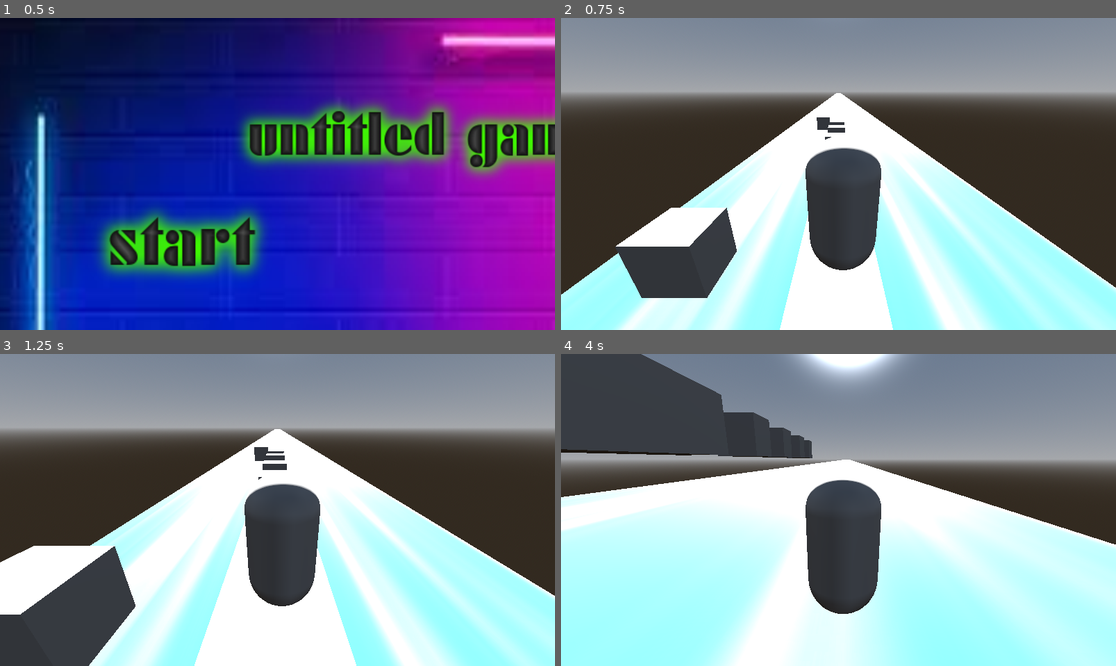
Above: before the commit, frames 1-4 (two rows, left to right).
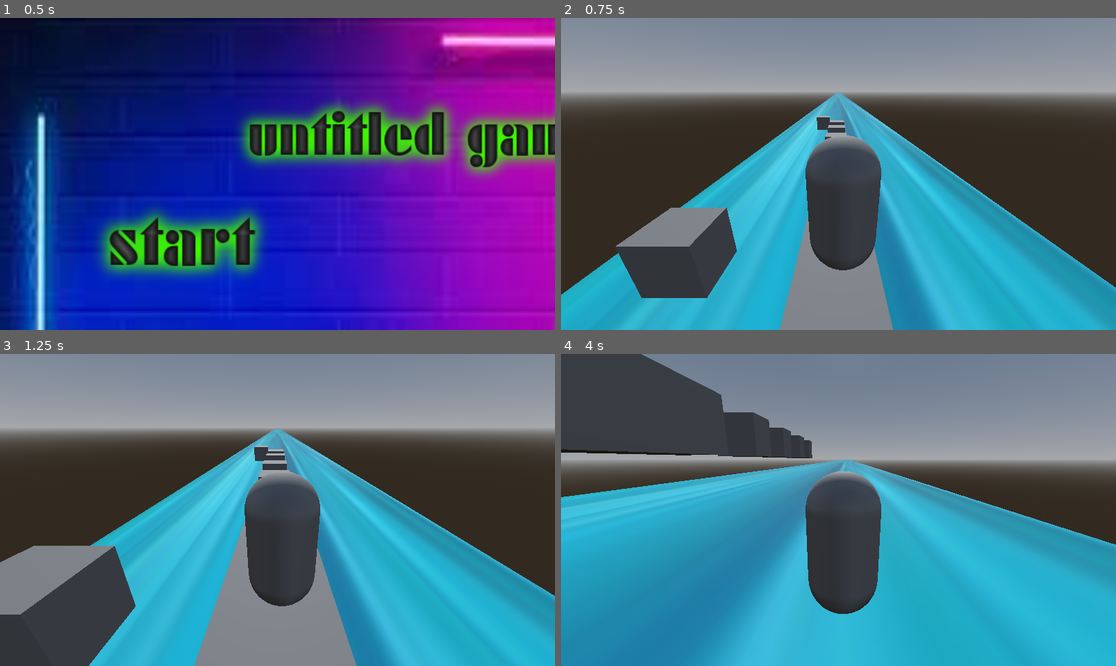
Above: after the commit, the same moments.

Repository: JoukePouke/Game-off-2023
Game: Godot game, scene res://Assets/Scenes/MainMenu.tscn
Same seed, same stepped clock (60 frames per second), same inputs: the game is played once before the commit and once after it.
Inputs (mouse positions are in pixels of both pictures, inside the frame that each line leads up to):
- Up to frame 1 (0.5 s): no input
- Up to frame 2 (0.75 s): click (744, 242) at 0.5 s
- Up to frame 3 (1.25 s): no input
- Up to frame 4 (4 s): tap Enter (ui_accept) at 1.25, 1.52, 2.27, 3.77 s; move the mouse to (866, 510) at 1.27 s; hold Right (right) 1.28-2.03 s; hold Shift 1.28-2.03 s; click (866, 510) at 1.42 s; move the mouse to (810, 510) at 2.02 s; hold A (left) 2.03-2.78 s; tap E at 2.1, 3.6 s; move the mouse to (849, 503) at 2.77 s; hold Shift 2.78-3.53 s; hold Right (right) from 2.78 s (still down); move the mouse to (832, 516) at 3.52 s; click (832, 516) at 3.67 s

Frame 1 is identical in both runs. In frame 2, 37% of the frame differs, in the area x 0-100%, y 24-100%; in frame 3, 40%; in frame 4, 53%, in the area x 0-100%, y 0-100%.

Commit message:
not much
sorry cant think of message

Diff:
--- a/Assets/Scenes/MainLevel.tscn
+++ b/Assets/Scenes/MainLevel.tscn
@@ -64,7 +64,7 @@
 
 [node name="OmniLight3D" type="DirectionalLight3D" parent="."]
 transform = Transform3D(1, 0, 0, 0, 0.821816, 0.569753, 0, -0.569753, 0.821816, 0, 13.5715, 15.1227)
-light_energy = 29.775
+light_energy = 0.905
 
 [node name="respawn" type="Marker3D" parent="."]
 transform = Transform3D(-1, 0, -8.74228e-08, 0, 1, 0, 8.74228e-08, 0, -1, 0, 6.06272, -3.61863)
--- a/Assets/simple_fpsplayer/Player.gd
+++ b/Assets/simple_fpsplayer/Player.gd
@@ -20,7 +20,7 @@
 var dir = Vector3.ZERO
 var flashlight
 @onready var cameras = [camera1, camera2, camera3]
-var activecamera = 0
+var activecamera = 1
 func _ready():
 	camera = $rotation_helper/Camera3D
 	rotation_helper = $rotation_helper
--- a/Assets/simple_fpsplayer/Player.tscn
+++ b/Assets/simple_fpsplayer/Player.tscn
@@ -12,9 +12,6 @@
 safe_margin = 0.864
 script = ExtResource("1_1fhis")
 SPEED = 24.255
-
-[node name="body" type="CollisionShape3D" parent="."]
-shape = SubResource("CapsuleShape3D_euj4i")
 
 [node name="rotation_helper" type="Node3D" parent="."]
 transform = Transform3D(1, 0, 0, 0, 1, 0, 0, 0, 1, 0, 0.5, 0)
@@ -29,5 +26,8 @@
 [node name="Camera3D3" type="Camera3D" parent="rotation_helper"]
 transform = Transform3D(1, 0, 0, 0, 0.944485, 0.328553, 0, -0.328553, 0.944485, -0.24273, 2.17411, 6.01255)
 
+[node name="CollisionShape3D" type="CollisionShape3D" parent="."]
+shape = SubResource("CapsuleShape3D_3fqwn")
+
 [node name="MeshInstance3D" type="MeshInstance3D" parent="."]
-mesh = SubResource("CapsuleMesh_s7o0o")
+mesh = SubResource("CapsuleMesh_1hev4")
Not shown: 1 places in Assets/simple_fpsplayer/Player.tscn that only renumber resources
